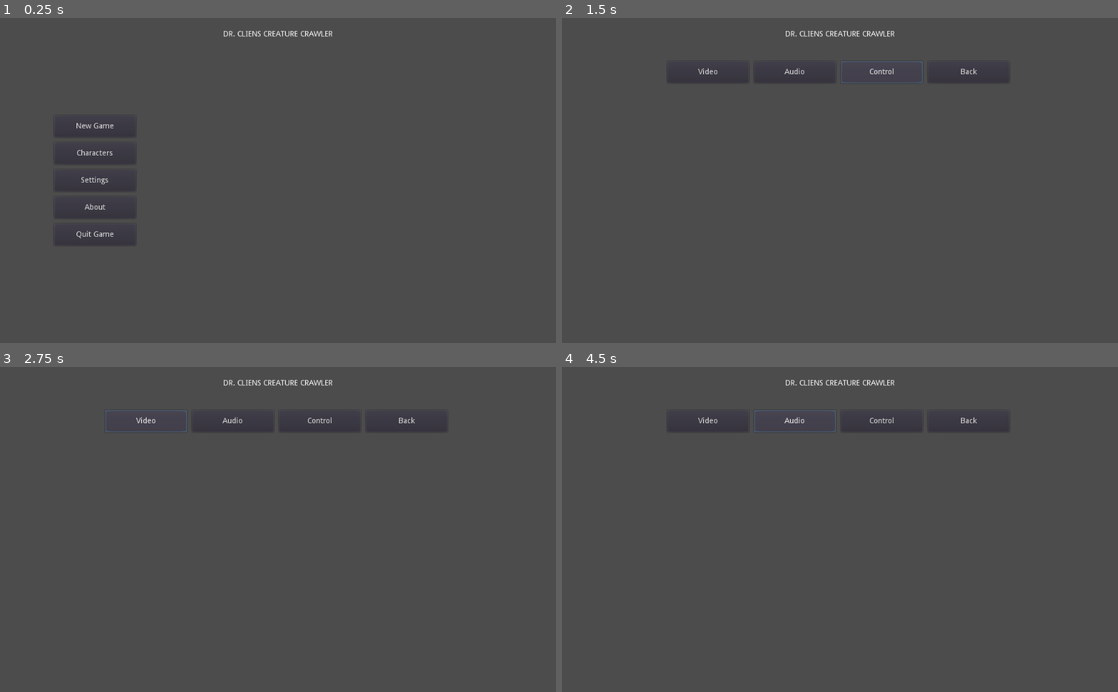
Above: before the commit, frames 1-4 (two rows, left to right).
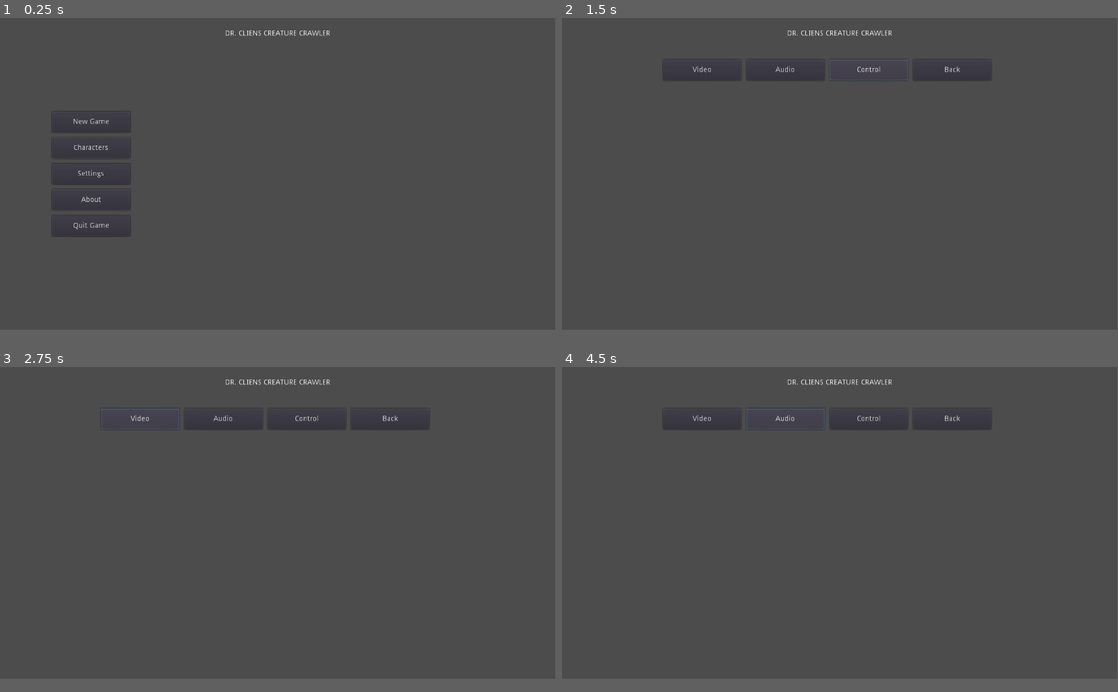
Above: after the commit, the same moments.

Repository: Codazoa/cs320-rougelike
Game: Godot game, scene res://Scenes/Main.tscn
The game is run twice, just before and just after one commit, with the same random seed, the same clock (stepped at 60 frames per second) and the same inputs.
Inputs:
- Up to frame 1 (0.25 s): no input
- Up to frame 2 (1.5 s): click "Settings" at 0.5 s; click "Control" at 1.25 s
- Up to frame 3 (2.75 s): click "Video" at 2 s
- Up to frame 4 (4.5 s): click "Audio" at 2.75 s; click "Video" at 3.5 s; click "Audio" at 4.25 s
In our replay, the window is 800x468 before the commit and 799x449 after it. These sizes can differ from the game's own. Grey fills any space a smaller window leaves; there, only what the larger window draws over its background counts as a difference.

The runs differ from the first frame. In frame 1, 0.7% of the frame differs, in the area x 9-60%, y 3-68%; in frame 2, 0.6%; in frame 3, 0.6%; in frame 4, 0.6%.

Commit message:
Updated main_menu
New settings with main menu music working, too.

Diff:
--- /dev/null
+++ b/prototypes/main_menu/Globals/Settings.gd
@@ -0,0 +1,116 @@
+extends Control
+
+
+# Temp Vars
+const SAVE_PATH = "res://save.json"
+
+var settings = {}
+var play_music = 1
+var new_choice = 1
+var song # The song loaded
+var menu = true
+# Saved Vars
+
+# Our sound
+var master_volume = 2000
+var music_volume = 2000
+var master_mute = false
+
+# Our resolution
+var resolution_width = 1920
+var resolution_height = 1080
+var fullscreen = false
+
+# Scan codes
+var sp_use = 32
+var sp_pause = 16777217
+
+
+# Called when the node enters the scene tree for the first time.
+func _ready():
+	music_choice()
+	resolution()
+
+func _process(delta):
+	if (!$music.is_playing()):
+		music_choice()
+
+	if (master_volume > 0 and music_volume > 0):
+		play_music = int((master_volume/2000)*(music_volume/2000)*2000)
+
+	else:
+		play_music = 1
+
+	$music.set_max_distance(play_music)
+
+# Start the music for the menu
+func music_choice():
+	if (menu == true):
+		menu_music()
+
+	else:
+		pass
+
+
+func menu_music():
+	randomize()
+	new_choice = int(rand_range(1,20))
+
+	match new_choice:
+		1:
+			song = load("res://Assets/Music/Menu_Music/AFoolsAffair.wav")
+		2:
+			song = load("res://Assets/Music/Menu_Music/BimBomBomp.wav")
+		3:
+			song = load("res://Assets/Music/Menu_Music/BoundlessSlumber.wav")
+		4:
+			song = load("res://Assets/Music/Menu_Music/CalmRock.wav")
+		5:
+			song = load("res://Assets/Music/Menu_Music/ChillingMonkey.wav")
+		6:
+			song = load("res://Assets/Music/Menu_Music/ComatoseDreams.wav")
+		7:
+			song = load("res://Assets/Music/Menu_Music/DivingintoSpring.wav")
+		8:
+			song = load("res://Assets/Music/Menu_Music/FloatingintheAbyss.wav")
+		9:
+			song = load("res://Assets/Music/Menu_Music/FunkPump.wav")
+		10:
+			song = load("res://Assets/Music/Menu_Music/NewMorningNewSun.wav")
+		11:
+			song = load("res://Assets/Music/Menu_Music/PalmTreeShade.wav")
+		12:
+			song = load("res://Assets/Music/Menu_Music/PoseidonsRealm.wav")
+		13:
+			song = load("res://Assets/Music/Menu_Music/RaceTrackChimes.wav")
+		14:
+			song = load("res://Assets/Music/Menu_Music/SpaceDebris.wav")
+		15:
+			song = load("res://Assets/Music/Menu_Music/SpaceshipHanger.wav")
+		16:
+			song = load("res://Assets/Music/Menu_Music/StarRock.wav")
+		17:
+			song = load("res://Assets/Music/Menu_Music/Strange.wav")
+		18:
+			song = load("res://Assets/Music/Menu_Music/SunlightatMidnight.wav")
+		19:
+			song = load("res://Assets/Music/Menu_Music/TeardropTempo.wav")
+		20:
+			song = load("res://Assets/Music/Menu_Music/TheRiff.wav")
+	$music.set_stream(song)
+	$music.play(0.0)
+
+
+func resolution():
+	ProjectSettings.set_setting("display/window/size/width", resolution_width)
+	ProjectSettings.set_setting("display/window/size/height", resolution_height)
+	OS.set_window_size(Vector2(resolution_width, resolution_height))
+
+	if (fullscreen == true):
+		OS.set_window_fullscreen(false)
+		OS.set_window_fullscreen(true)
+
+	elif (fullscreen == false):
+		OS.set_window_fullscreen(true)
+		OS.set_window_fullscreen(false)
+		OS.set_window_position(Vector2(0, 0))
--- /dev/null
+++ b/prototypes/main_menu/Globals/Settings.tscn
@@ -0,0 +1,15 @@
+[gd_scene load_steps=3 format=2]
+
+[ext_resource path="res://Globals/Settings.gd" type="Script" id=1]
+[ext_resource path="res://Assets/Music/Menu_Music/AFoolsAffair.wav" type="AudioStream" id=2]
+
+[node name="Settings" type="Control"]
+margin_right = 40.0
+margin_bottom = 40.0
+script = ExtResource( 1 )
+__meta__ = {
+"_edit_use_anchors_": false
+}
+
+[node name="music" type="AudioStreamPlayer2D" parent="."]
+stream = ExtResource( 2 )
--- a/prototypes/main_menu/project.godot
+++ b/prototypes/main_menu/project.godot
@@ -14,6 +14,15 @@
 run/main_scene="res://Scenes/Main.tscn"
 config/icon="res://icon.png"
 
+[autoload]
+
+Settings="*res://Globals/Settings.tscn"
+
+[display]
+
+window/stretch/mode="2d"
+window/stretch/aspect="expand"
+
 [physics]
 
 common/enable_pause_aware_picking=true
Not shown, added: prototypes/main_menu/Assets/Music/Menu_Music/AFoolsAffair.wav.import
Not shown, added: prototypes/main_menu/Assets/Music/Menu_Music/BimBomBomp.wav.import
Not shown, added: prototypes/main_menu/Assets/Music/Menu_Music/BoundlessSlumber.wav.import
Not shown, added: prototypes/main_menu/Assets/Music/Menu_Music/CalmRock.wav.import
Not shown, added: prototypes/main_menu/Assets/Music/Menu_Music/ChillingMonkey.wav.import
Not shown, added: prototypes/main_menu/Assets/Music/Menu_Music/ComatoseDreams.wav.import
Not shown, added: prototypes/main_menu/Assets/Music/Menu_Music/DivingintoSpring.wav.import
Not shown, added: prototypes/main_menu/Assets/Music/Menu_Music/FloatingintheAbyss.wav.import
Binary file added: prototypes/main_menu/Assets/Music/Menu_Music/Free Game Menu Music Pack Square.png
Not shown, added: prototypes/main_menu/Assets/Music/Menu_Music/Free Game Menu Music Pack Square.png.import
Not shown, added: prototypes/main_menu/Assets/Music/Menu_Music/FunkPump.wav.import
Not shown, added: prototypes/main_menu/Assets/Music/Menu_Music/NewMorningNewSun.wav.import
(and 31 more such lines)
